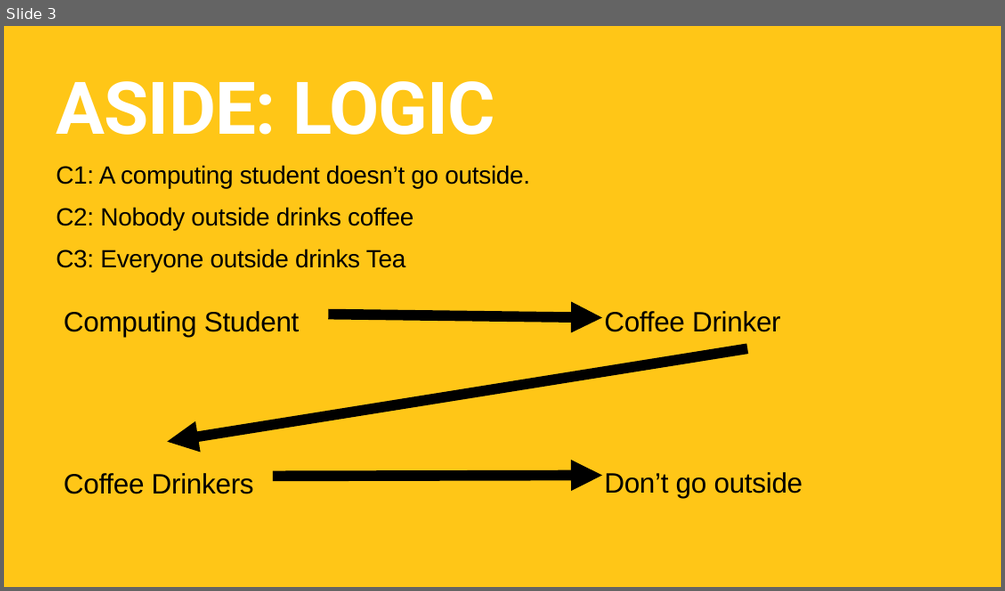
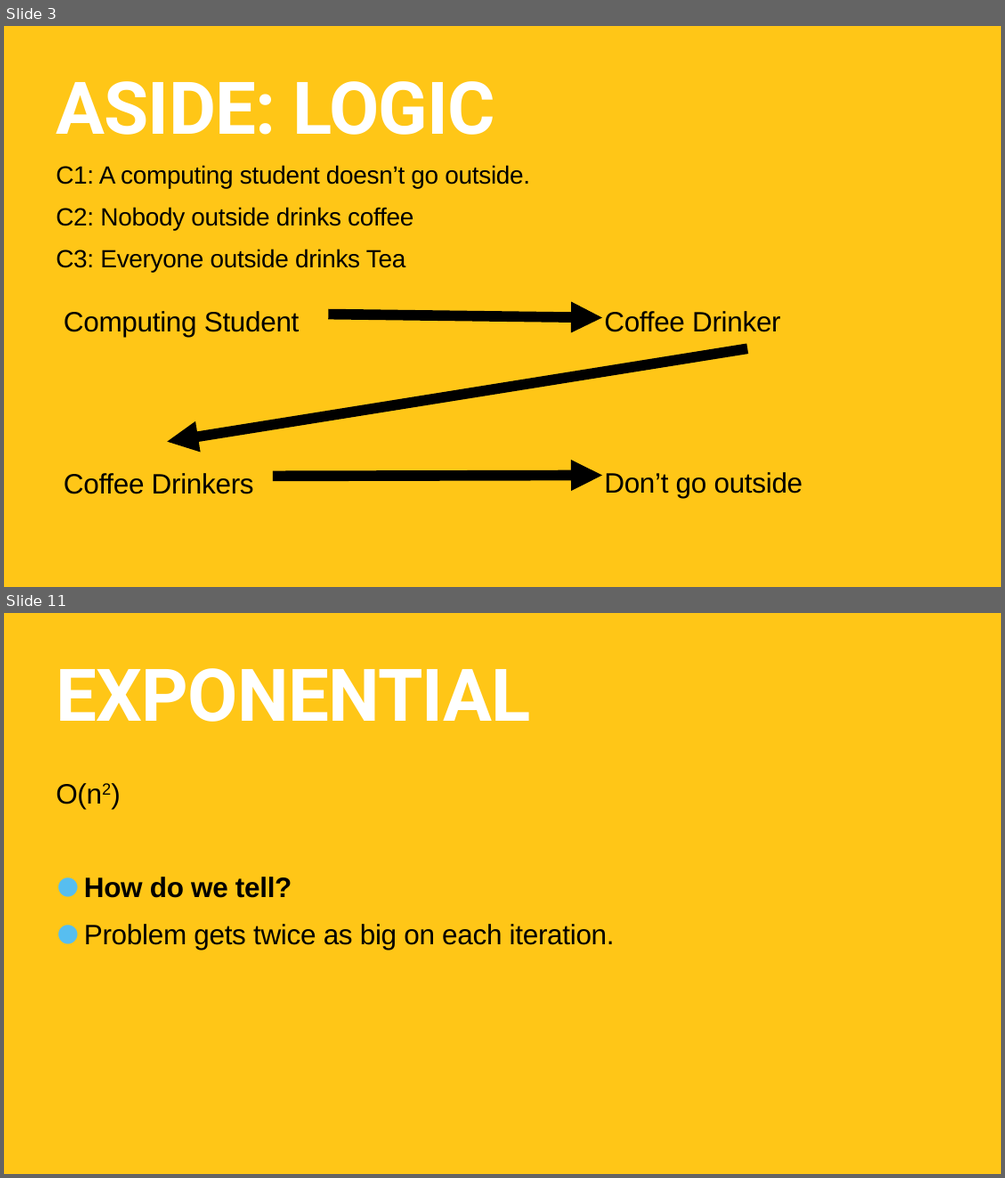
Before and after one commit to TommyWoodley/teaching, a slide deck: ALevel/BigO/BigOPresentation.pptx. Shown one above the other, each under a label of ours: slide 3 before the commit, slides 3 and 11 after it; the slides between them are not shown. The pictures are 1005x591 and 1005x1178 pixels, drawn with LibreOffice and Linux fonts; fonts in the diff are those of the drawing. Boxes give left, top, right and bottom in pixels: in the first picture for what was removed or moved away, otherwise in the second. Text is boxed around its words. In the diff, an @@ line names an element or a change of style, - is before the commit and + after.

```diff
--- a/ALevel/BigO/BigOPresentation.pptx
+++ b/ALevel/BigO/BigOPresentation.pptx
@@ slide 11 added at (4,613,1001,1174), background #FFC617 @@
@@ title added at (56,668,531,722), 140 pt, text #FFFFFF, bold @@
+EXPONENTIAL
@@ text added at (56,783,615,949), 54 pt, text #000000 @@
+O(n2)
+• How do we tell?
+• Problem gets twice as big on each iteration.
```
Also in this commit, not shown: 7 other slides added, 10 slides removed.
